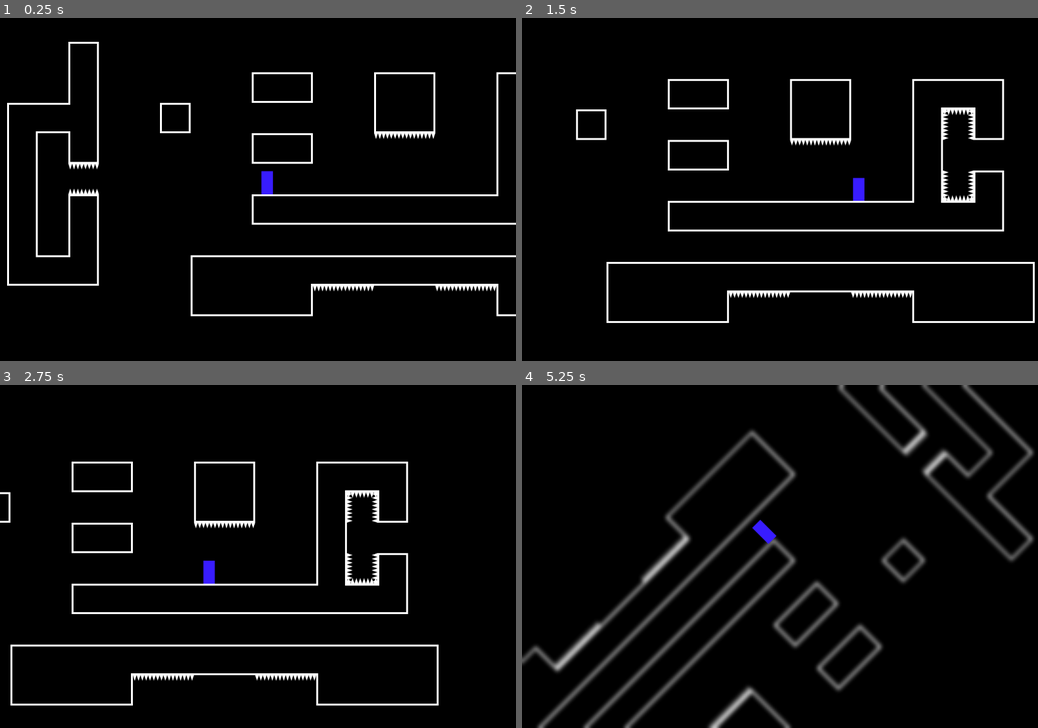
Above: before the commit, frames 1-4 (two rows, left to right).
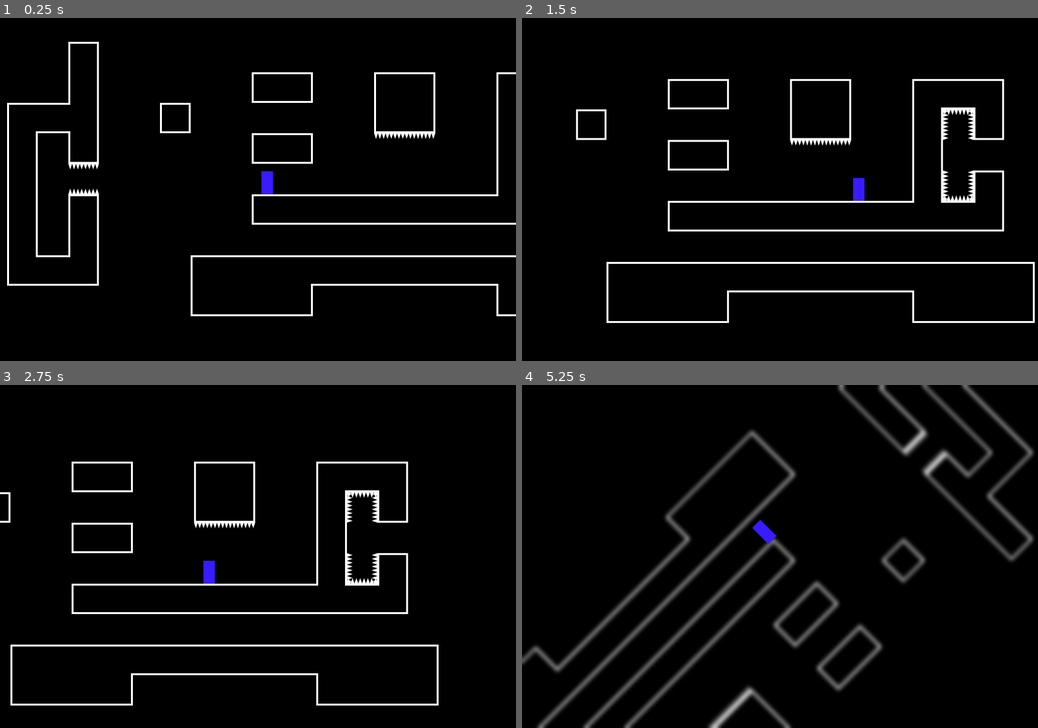
Above: after the commit, the same moments.

Repository: mlange-42/Graviton
Game: Godot game, scene res://scenes/World.tscn
The game is run twice, just before and just after one commit, with the same random seed, the same clock (stepped at 60 frames per second) and the same inputs.
Inputs:
- Up to frame 1 (0.25 s): no input
- Up to frame 2 (1.5 s): hold Shift (dont_stick) 0.53-1.28 s; hold Right (right) from 0.53 s (still down); tap Space (jump) at 0.77 s; tap Shift (dont_stick) at 1.35 s
- Up to frame 3 (2.75 s): tap Space (jump) at 1.52 s; release Right (right) at 2.03 s; hold Left (left) from 2.03 s (still down); hold Shift (dont_stick) from 2.03 s (still down)
- Up to frame 4 (5.25 s): release Left (left) at 2.78 s; release Shift (dont_stick) at 2.78 s; hold Right (right) 2.78-4.28 s; tap Shift (dont_stick) at 2.85, 4.35 s; tap Space (jump) at 3.02, 3.77, 4.52 s; hold Shift (dont_stick) 3.53-4.28 s; hold Left (left) 4.28-5.03 s; hold Right (right) from 5.03 s (still down); hold Shift (dont_stick) from 5.03 s (still down)

The runs differ from the first frame. In frame 1, 0.3% of the frame differs, in the area x 60-97%, y 78-80%; in frame 2, 0.3%; in frame 3, 0.3%; in frame 4, 0.6%, in the area x 6-33%, y 43-83%.

Commit message:
test custom tiles with Area2D, which does not work with TileMap

Diff:
--- /dev/null
+++ b/assets/tiles/CustomTileSet.tres
@@ -0,0 +1,71 @@
+[gd_resource type="TileSet" load_steps=3 format=2]
+
+[ext_resource path="res://assets/tiles/lethals.png" type="Texture" id=1]
+
+[sub_resource type="RectangleShape2D" id=1]
+extents = Vector2( 30, 3 )
+
+[resource]
+0/name = "Lethal 1"
+0/texture = ExtResource( 1 )
+0/tex_offset = Vector2( 0, 0 )
+0/modulate = Color( 1, 1, 1, 1 )
+0/region = Rect2( 0, 0, 64, 64 )
+0/tile_mode = 0
+0/occluder_offset = Vector2( 32, 32 )
+0/navigation_offset = Vector2( 32, 32 )
+0/shape_offset = Vector2( 32, 61 )
+0/shape_transform = Transform2D( 1, 0, 0, 1, 32, 61 )
+0/shape = SubResource( 1 )
+0/shape_one_way = false
+0/shape_one_way_margin = 1.0
+0/shapes = [ {
+"autotile_coord": Vector2( 0, 0 ),
+"one_way": false,
+"one_way_margin": 1.0,
+"shape": SubResource( 1 ),
+"shape_transform": Transform2D( 1, 0, 0, 1, 32, 61 )
+} ]
+0/z_index = 0
+1/name = "Lethal 2"
+1/texture = ExtResource( 1 )
+1/tex_offset = Vector2( 0, 0 )
+1/modulate = Color( 1, 1, 1, 1 )
+1/region = Rect2( 74, 0, 64, 64 )
+1/tile_mode = 0
+1/occluder_offset = Vector2( 32, 32 )
+1/navigation_offset = Vector2( 32, 32 )
+1/shape_offset = Vector2( 0, 0 )
+1/shape_transform = Transform2D( 1, 0, 0, 1, 0, 0 )
+1/shape_one_way = false
+1/shape_one_way_margin = 0.0
+1/shapes = [  ]
+1/z_index = 0
+2/name = "Lethal 3"
+2/texture = ExtResource( 1 )
+2/tex_offset = Vector2( 0, 0 )
+2/modulate = Color( 1, 1, 1, 1 )
+2/region = Rect2( 148, 0, 64, 64 )
+2/tile_mode = 0
+2/occluder_offset = Vector2( 32, 32 )
+2/navigation_offset = Vector2( 32, 32 )
+2/shape_offset = Vector2( 0, 0 )
+2/shape_transform = Transform2D( 1, 0, 0, 1, 0, 0 )
+2/shape_one_way = false
+2/shape_one_way_margin = 0.0
+2/shapes = [  ]
+2/z_index = 0
+3/name = "Lethal 4"
+3/texture = ExtResource( 1 )
+3/tex_offset = Vector2( 0, 0 )
+3/modulate = Color( 1, 1, 1, 1 )
+3/region = Rect2( 222, 0, 64, 64 )
+3/tile_mode = 0
+3/occluder_offset = Vector2( 32, 32 )
+3/navigation_offset = Vector2( 32, 32 )
+3/shape_offset = Vector2( 0, 0 )
+3/shape_transform = Transform2D( 1, 0, 0, 1, 0, 0 )
+3/shape_one_way = false
+3/shape_one_way_margin = 0.0
+3/shapes = [  ]
+3/z_index = 0
--- /dev/null
+++ b/scenes/LethalTiles.tscn
@@ -0,0 +1,80 @@
+[gd_scene load_steps=5 format=2]
+
+[ext_resource path="res://assets/tiles/lethals.png" type="Texture" id=1]
+
+[sub_resource type="RectangleShape2D" id=1]
+extents = Vector2( 30, 3 )
+
+[sub_resource type="RectangleShape2D" id=2]
+extents = Vector2( 3, 30 )
+
+[sub_resource type="RectangleShape2D" id=3]
+extents = Vector2( 3, 30 )
+
+[node name="Node" type="Node"]
+
+[node name="Lethal 1" type="Sprite" parent="."]
+texture = ExtResource( 1 )
+region_enabled = true
+region_rect = Rect2( 0, 0, 64, 64 )
+
+[node name="Area2D" type="StaticBody2D" parent="Lethal 1"]
+
+[node name="CollisionShape2D" type="CollisionShape2D" parent="Lethal 1/Area2D"]
+position = Vector2( 0, 29 )
+shape = SubResource( 1 )
+
+[node name="Lethal 2" type="Sprite" parent="."]
+position = Vector2( 64, 0 )
+texture = ExtResource( 1 )
+region_enabled = true
+region_rect = Rect2( 74, 0, 64, 64 )
+
+[node name="Area2D" type="Area2D" parent="Lethal 2"]
+monitoring = false
+
+[node name="CollisionShape2D" type="CollisionShape2D" parent="Lethal 2/Area2D"]
+position = Vector2( 0, 29 )
+shape = SubResource( 1 )
+
+[node name="CollisionShape2D2" type="CollisionShape2D" parent="Lethal 2/Area2D"]
+position = Vector2( 0, -29 )
+shape = SubResource( 1 )
+
+[node name="Lethal 3" type="Sprite" parent="."]
+position = Vector2( 128, 0 )
+texture = ExtResource( 1 )
+region_enabled = true
+region_rect = Rect2( 148, 0, 64, 64 )
+
+[node name="Area2D" type="Area2D" parent="Lethal 3"]
+monitoring = false
+
+[node name="CollisionShape2D" type="CollisionShape2D" parent="Lethal 3/Area2D"]
+position = Vector2( 0, 29 )
+shape = SubResource( 1 )
+
+[node name="CollisionShape2D2" type="CollisionShape2D" parent="Lethal 3/Area2D"]
+position = Vector2( -29, 0 )
+shape = SubResource( 2 )
+
+[node name="Lethal 4" type="Sprite" parent="."]
+position = Vector2( 192, 0 )
+texture = ExtResource( 1 )
+region_enabled = true
+region_rect = Rect2( 222, 0, 64, 64 )
+
+[node name="Area2D" type="Area2D" parent="Lethal 4"]
+monitoring = false
+
+[node name="CollisionShape2D" type="CollisionShape2D" parent="Lethal 4/Area2D"]
+position = Vector2( 0, 29 )
+shape = SubResource( 1 )
+
+[node name="CollisionShape2D2" type="CollisionShape2D" parent="Lethal 4/Area2D"]
+position = Vector2( 0, -29 )
+shape = SubResource( 1 )
+
+[node name="CollisionShape2D3" type="CollisionShape2D" parent="Lethal 4/Area2D"]
+position = Vector2( -29, 0 )
+shape = SubResource( 3 )
--- a/scenes/World.tscn
+++ b/scenes/World.tscn
@@ -13,16 +13,14 @@
 [node name="World" type="Node2D"]
 
 [node name="Lethals" type="TileMap" parent="."]
-light_mask = 2
 tile_set = ExtResource( 3 )
 format = 1
-tile_data = PoolIntArray( -1507361, -1610612731, 0, -1507360 …(2799 unchanged characters)… , 0, -33, -1610612733, 0, -6, 4, 0, -65527, -1073741818, 0, -65504, -1073741821, 0, 65503, -1610612733, 0, 32, -1073741821, 0, 131039, -1610612733, 0, 65568, -1073741821, 0, 196575, -1610612733, 0, 131104, -1073741821, 0, 262111, -1610612733, 0, 196610, 1610612739, 0, 196611, 1610612739, 0, 196614, 1610612739, 0, 196615, 1610612739, 0, 196640, -1073741821, 0, 327647, -16 …(2016 unchanged characters)…
+tile_data = PoolIntArray( -1507361, -1610612731, 0, -1507360 …(2799 unchanged characters)… , 0, -33, -1610612733, 0, -6, 4, 0, -65531, -1073741822, 0, -65529, 0, 0, -65527, -1073741818, 0, -65504, -1073741821, 0, 65503, -1610612733, 0, 32, -1073741821, 0, 131039, -1610612733, 0, 65568, -1073741821, 0, 196575, -1610612733, 0, 131104, -1073741821, 0, 262111, -1610612733, 0, 196640, -1073741821, 0, 327647, -16 …(2016 unchanged characters)…
 __meta__ = {
 "_editor_description_": ""
 }
 
 [node name="Floor" type="TileMap" parent="."]
-light_mask = 2
 tile_set = ExtResource( 1 )
 format = 1
 tile_data = PoolIntArray( -262150, 1, 65541, -196614, 1, 65538, -262144, 1, 65542, -262143, 1, 5, -262140, 1, 7, -26213 …(960 unchanged characters)…
--- a/scripts/Player.gd
+++ b/scripts/Player.gd
@@ -125,6 +125,7 @@
 	tween.start()
 
 func die():
+	# warning-ignore:return_value_discarded
 	get_tree().change_scene(get_tree().current_scene.filename)
 
 func rotate_around_foot(angle):
@@ -143,3 +144,7 @@
 		draw_line(ray_down.position, ray_down.position + ray_down.cast_to, Color.blue)
 		draw_line(ray_down_left.position, ray_down_left.position + ray_down_left.cast_to, Color.blue)
 		draw_line(ray_down_right.position, ray_down_right.position + ray_down_right.cast_to, Color.blue)
+
+
+func _on_Area2D_area_shape_entered(area_rid, area, area_shape_index, local_shape_index):
+	print("Entered Area")
